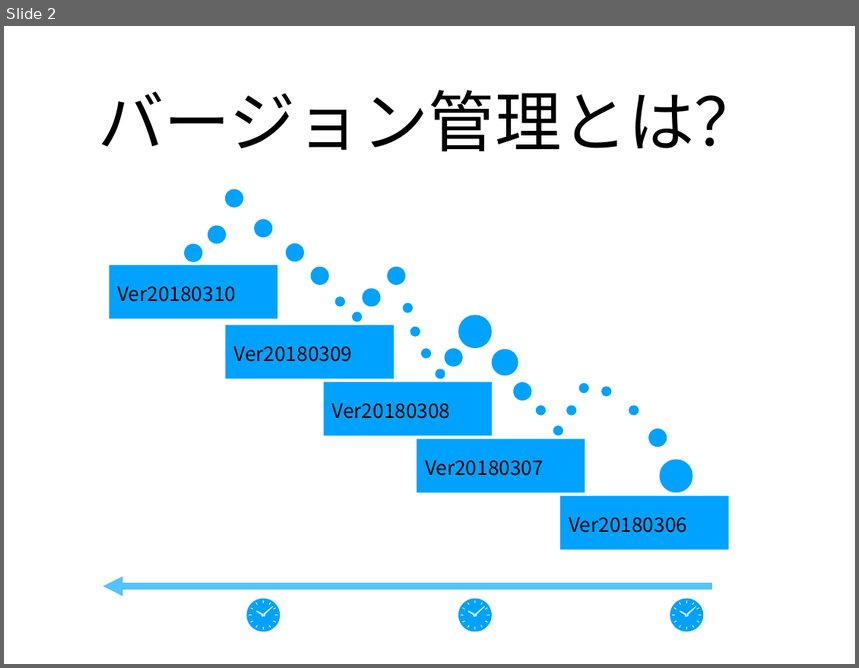
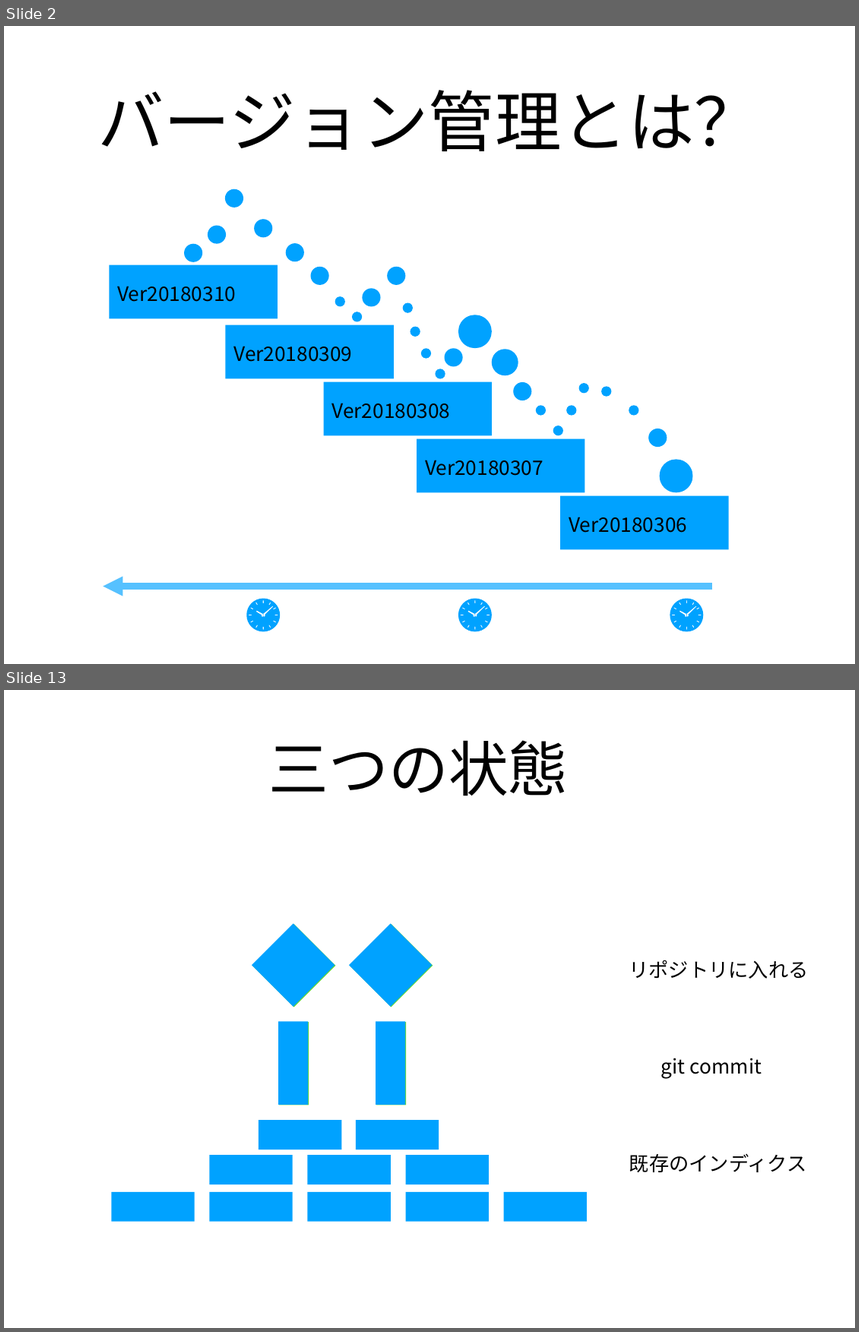
Before and after one commit to xu1718191411/NagoyaStudy, a slide deck: Git入門.pptx. Shown one above the other, each under a label of ours: slide 2 before the commit, slides 2 and 13 after it; the slides between them are not shown. The pictures are 859x668 and 859x1332 pixels, drawn with LibreOffice and Linux fonts; fonts in the diff are those of the drawing. Boxes give left, top, right and bottom in pixels: in the first picture for what was removed or moved away, otherwise in the second. Text is boxed around its words. In the diff, an @@ line names an element or a change of style, - is before the commit and + after.

```diff
--- a/Git入門.pptx
+++ b/Git入門.pptx
@@ slide 13 added at (4, 690, 855, 1328), background #FFFFFF @@
@@ text added at (269, 740, 569, 796), 72 pt, text #000000 @@
+三つの状態
@@ group added at (252, 923, 432, 1105): 2 rectangles, 2 freeform shapes @@
@@ text added at (629, 960, 808, 979), 24 pt, text #000000 @@
+リポジトリに入れる
@@ text added at (661, 1058, 762, 1079), 24 pt, text #000000 @@
+git commit
@@ group added at (112, 924, 587, 1221): 12 rectangles, 2 freeform shapes @@
@@ text added at (629, 1154, 807, 1173), 24 pt, text #000000 @@
+既存のインディクス
```
Also in this commit, not shown: 2 slides changed, 15 other slides added, 7 slides removed, 1 other file.
